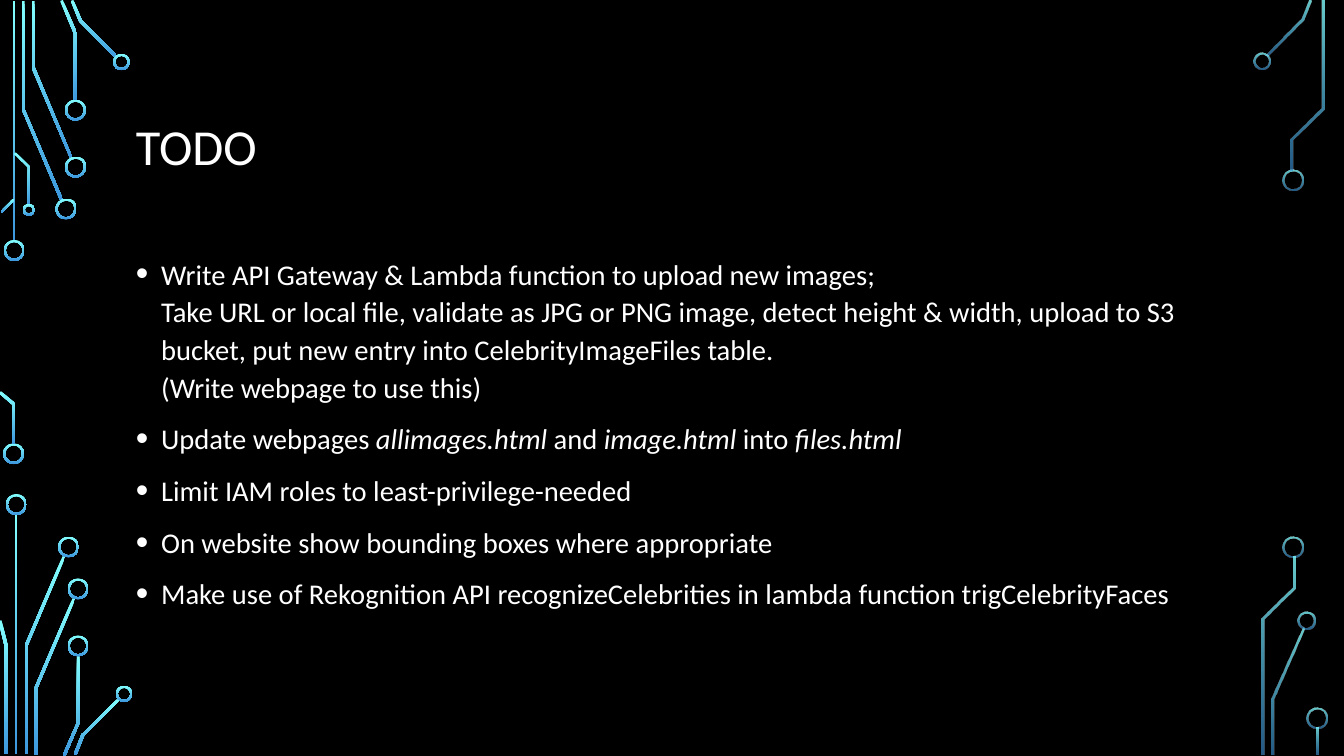
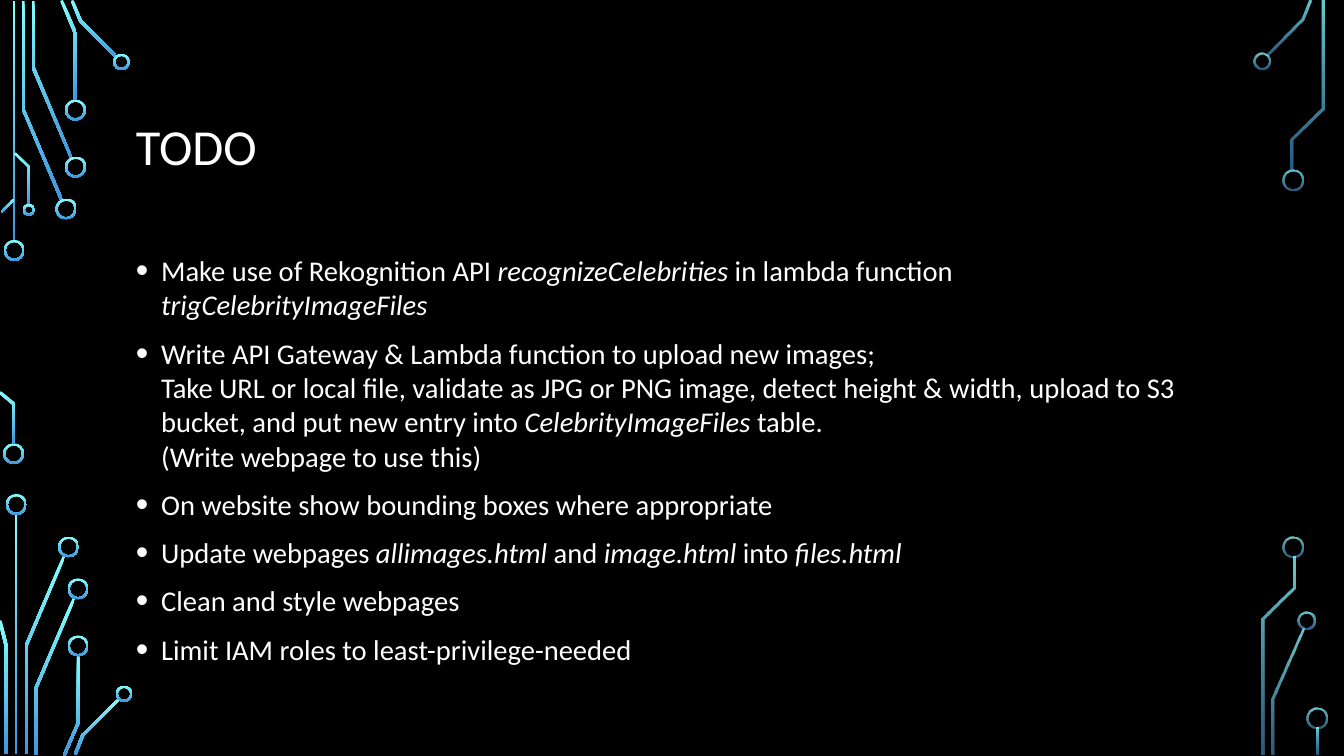
Before and after one commit to brskl/Cloud230B_final, a slide deck: slide 5 of Celebrity detection using AWS Rekognition.pptx (slide 3 before the commit). Drawn at 1344x756 pixels with LibreOffice and Linux fonts; fonts in the diff are those of the drawing; background and template pictures are left out. Boxes give left, top, right and bottom in pixels: in the first picture for what was removed or moved away, otherwise in the second. Text is boxed around its words. In the diff, an @@ line names an element or a change of style, - is before the commit and + after.

```diff
--- a/Celebrity detection using AWS Rekognition.pptx
+++ b/Celebrity detection using AWS Rekognition.pptx
@@ text at <box>161,261,1175,520</box>: text changed @@
-• Write API Gateway & Lambda function to upload new images;
-  Take URL or local file, validate as JPG or PNG image, detect height & width, upload to S3 bucket, put new entry into CelebrityImageFiles table.
-  (Write webpage to use this)
+• Make use of Rekognition API recognizeCelebrities in lambda function trigCelebrityImageFiles
+• Write API Gateway & Lambda function to upload new images;
+  Take URL or local file, validate as JPG or PNG image, detect height & width, upload to S3 bucket, and put new entry into CelebrityImageFiles table.
+  (Write webpage to use this)
+• On website show bounding boxes where appropriate
@@ text at <box>161,533,1169,609</box>: paragraphs removed @@
-• On website show bounding boxes where appropriate
-• Make use of Rekognition API recognizeCelebrities in lambda function trigCelebrityFaces
@@ text at <box>161,543,902,568</box>: line spacing 1.1 to 1 @@
@@ text at <box>161,591,460,616</box>: paragraph added @@
+• Clean and style webpages
```
Also in this commit, not shown: 1 other slide changed, 2 slides added.
